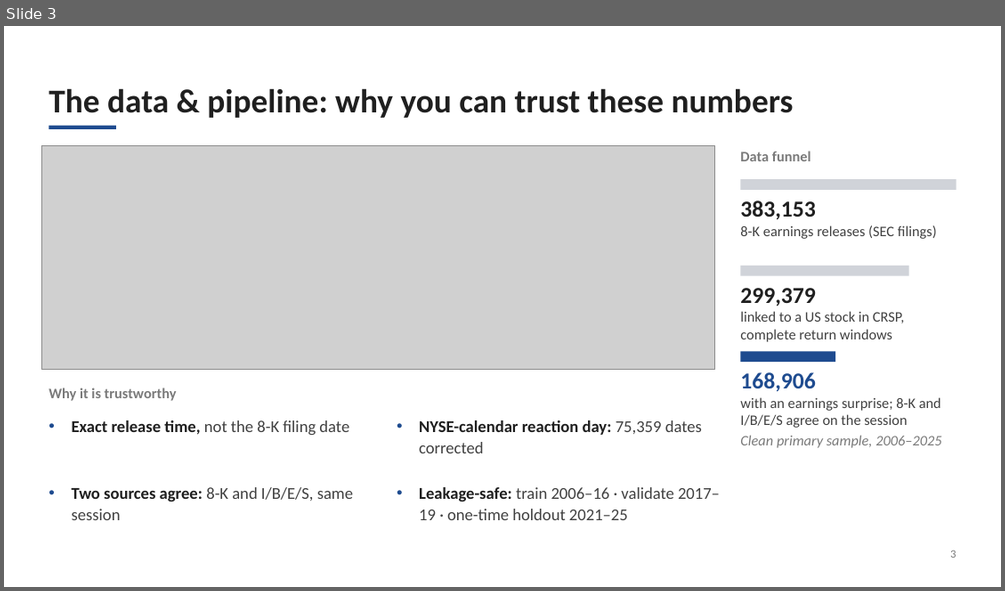
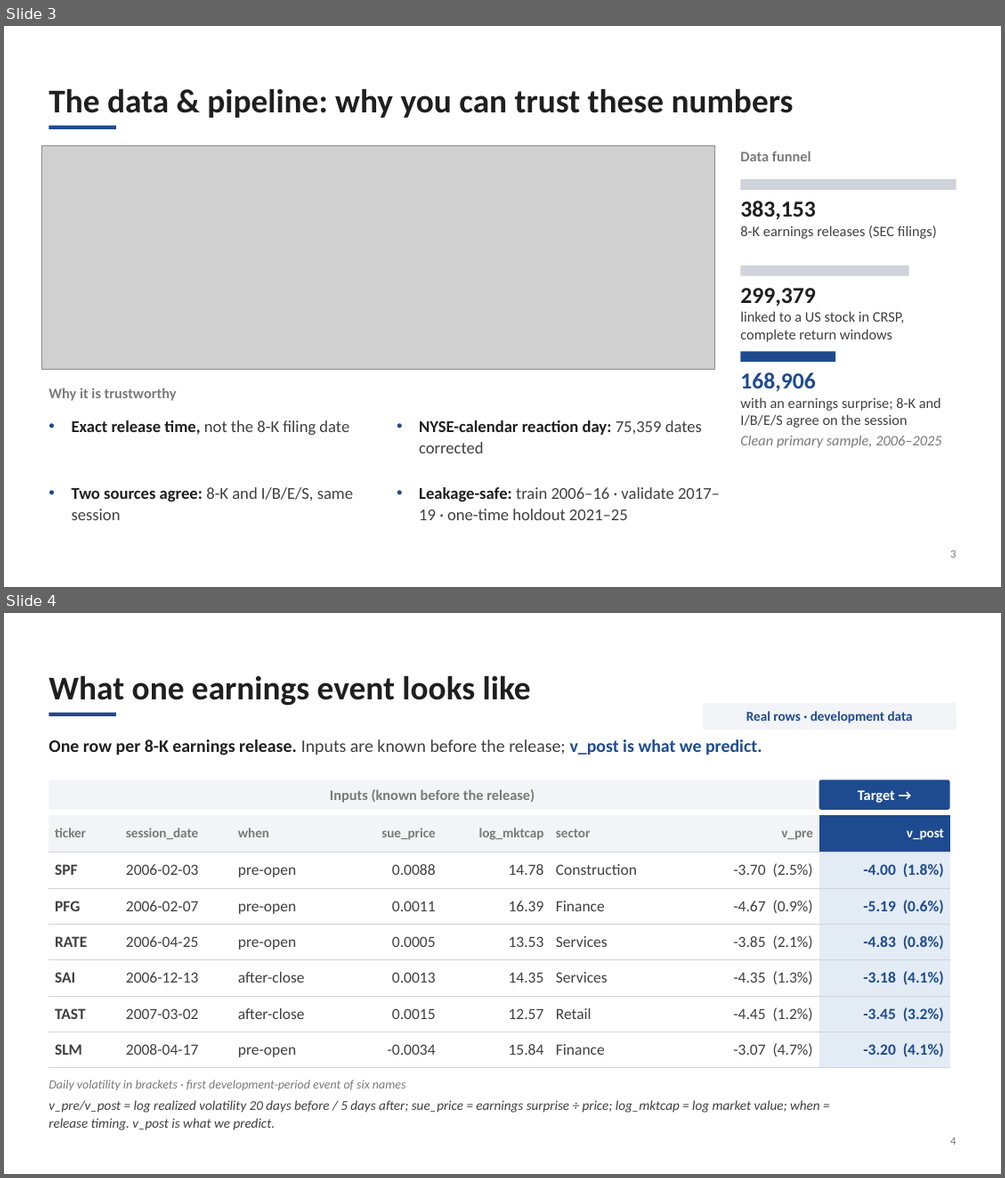
Before and after one commit to xkarelm/the-ai-edge-earnings-vol, a slide deck: vol_pipeline/deck/pitch_deck.pptx. Shown one above the other, each under a label of ours: slide 3 before the commit, slides 3 and 4 after it. The pictures are 1005x591 and 1005x1178 pixels, drawn with LibreOffice and Linux fonts; fonts in the diff are those of the drawing; grey boxes stand for pictures. Boxes give left, top, right and bottom in pixels: in the first picture for what was removed or moved away, otherwise in the second. Text is boxed around its words. In the diff, an @@ line names an element or a change of style, - is before the commit and + after.

```diff
--- a/vol_pipeline/deck/pitch_deck.pptx
+++ b/vol_pipeline/deck/pitch_deck.pptx
@@ slide 4 added at box(4, 613, 1001, 1174), background #FFFFFF @@
@@ text added at box(48, 675, 531, 706), 32 pt, text #1F1F1F, bold @@
+What one earnings event looks like
@@ rectangle added at box(48, 713, 116, 716), fill #1E4B8F @@
@@ rounded rectangle added at box(703, 703, 956, 730), fill #F2F4F7 @@
@@ text added at box(746, 711, 913, 723), 13 pt, text #1E4B8F, bold @@
+Real rows · development data
@@ text added at box(48, 739, 762, 755), 17 pt, text #404040, bold @@
+One row per 8-K earnings release. Inputs are known before the release; v_post is what we predict.
@@ rounded rectangle added at box(48, 779, 816, 810), fill #F2F4F7 @@
@@ text added at box(330, 789, 534, 803), 14 pt, text #7A7A7A, bold @@
+Inputs (known before the release)
@@ rounded rectangle added at box(819, 779, 950, 810), fill #1E4B8F @@
@@ text added at box(858, 790, 895, 803), 14 pt, text #FFFFFF, bold @@
+Target →
@@ table added at box(48, 815, 950, 1068), 7 rows, 8 columns @@
+ticker | session_date | when | sue_price | log_mktcap | sector | v_pre | v_post
+SPF | 2006-02-03 | pre-open | 0.0088 | 14.78 | Construction | -3.70 (2.5%) | -4.00 (1.8%)
+PFG | 2006-02-07 | pre-open | 0.0011 | 16.39 | Finance | -4.67 (0.9%) | -5.19 (0.6%)
+RATE | 2006-04-25 | pre-open | 0.0005 | 13.53 | Services | -3.85 (2.1%) | -4.83 (0.8%)
+SAI | 2006-12-13 | after-close | 0.0013 | 14.35 | Services | -4.35 (1.3%) | -3.18 (4.1%)
+TAST | 2007-03-02 | after-close | 0.0015 | 12.57 | Retail | -4.45 (1.2%) | -3.45 (3.2%)
+SLM | 2008-04-17 | pre-open | -0.0034 | 15.84 | Finance | -3.07 (4.7%) | -3.20 (4.1%)
@@ text added at box(48, 1079, 406, 1090), 12 pt, text #7A7A7A, italic @@
+Daily volatility in brackets · first development-period event of six names
@@ text added at box(48, 1100, 820, 1130), 13 pt, text #404040, italic @@
+v_pre/v_post = log realized volatility 20 days before / 5 days after; sue_price = earnings surprise ÷ price; log_mktcap = log market value; when = release timing. v_post is what we predict.
@@ text added at box(950, 1137, 955, 1144), 11 pt, text #7A7A7A @@
+4
```
Also in this commit, not shown: 6 slides changed, 5 other files.
